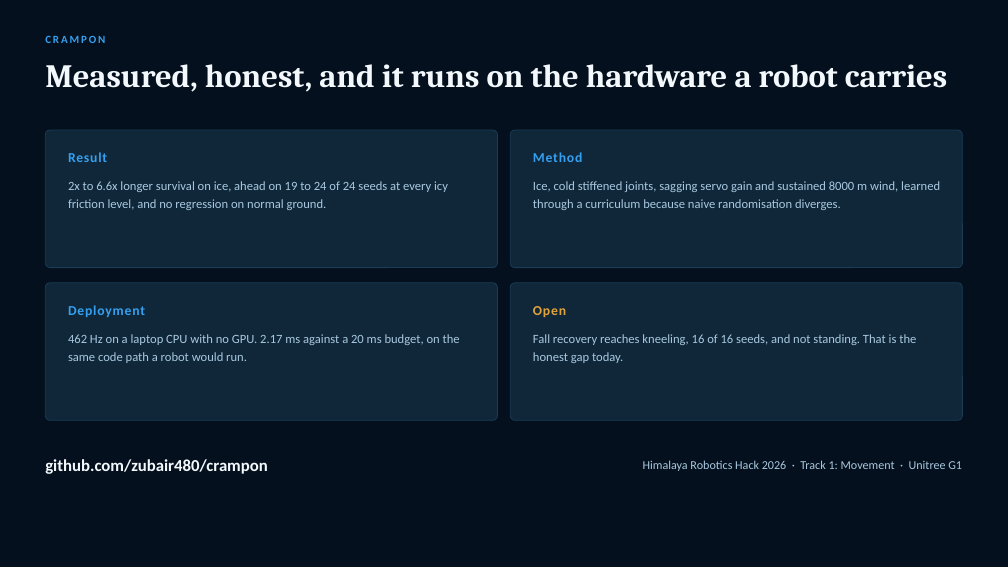
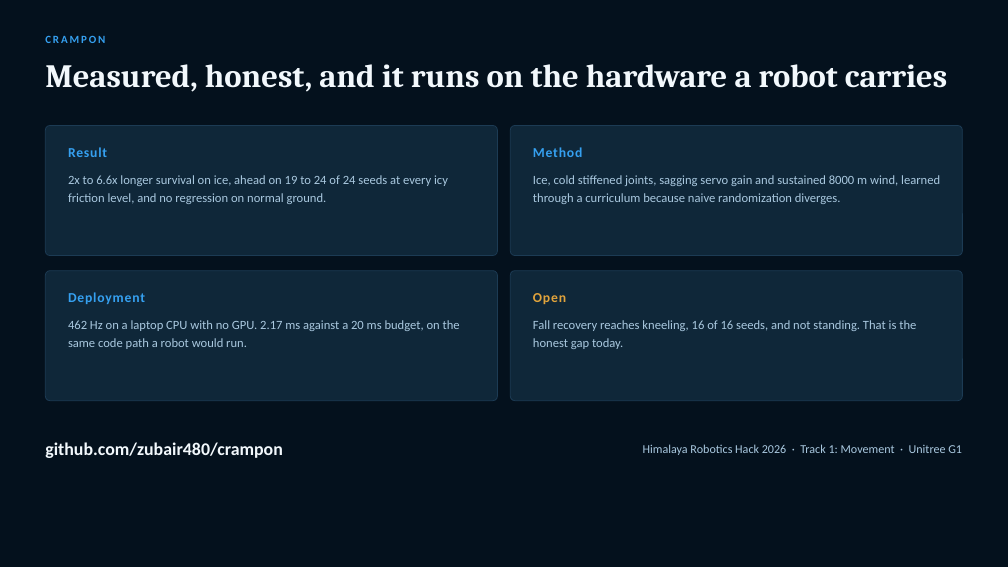
Before and after one commit to zubair480/crampon, a slide deck: slide 10 of crampon_pitch.pptx. Drawn at 1008x567 pixels with LibreOffice and Linux fonts; fonts in the diff are those of the drawing; background and template pictures are left out. Boxes give left, top, right and bottom in pixels: in the first picture for what was removed or moved away, otherwise in the second. Text is boxed around its words. In the diff, an @@ line names an element or a change of style, - is before the commit and + after.

```diff
--- a/crampon_pitch.pptx
+++ b/crampon_pitch.pptx
@@ rectangle at (0,0,1008,567): fill #04101C at 84% opacity to #04101C at 76% opacity @@
@@ rounded rectangle: place and size @@
-rounded rectangle at (45,130,498,268)
+rounded rectangle at (45,126,498,256)
@@ text "Result": place and size @@
-text "Result" at (68,152,107,162)
+text "Result" at (68,147,107,157)
@@ rounded rectangle: place and size @@
-rounded rectangle at (510,130,963,268)
+rounded rectangle at (510,126,963,256)
@@ text "Method": place and size @@
-text "Method" at (533,152,582,162)
+text "Method" at (533,147,582,157)
@@ text "2x to 6.6x longer survival ...": place and size @@
-text "2x to 6.6x longer survival ..." at (68,181,448,210)
+text "2x to 6.6x longer survival ..." at (68,175,448,204)
@@ text at (533,175,940,204): text changed @@
-Ice, cold stiffened joints, sagging servo gain and sustained 8000 m wind, learned through a curriculum because naive randomisation diverges.
+Ice, cold stiffened joints, sagging servo gain and sustained 8000 m wind, learned through a curriculum because naive randomization diverges.
@@ rounded rectangle: place and size @@
-rounded rectangle at (45,283,498,420)
+rounded rectangle at (45,271,498,401)
@@ text "Deployment": place and size @@
-text "Deployment" at (68,305,145,317)
+text "Deployment" at (68,292,145,304)
@@ proportions changed in 4 elements at (45,126,498,256), (510,126,963,256), (45,271,498,401), (510,271,963,401) @@
@@ rounded rectangle: place and size @@
-rounded rectangle at (510,283,963,420)
+rounded rectangle at (510,271,963,401)
@@ text "Open": place and size @@
-text "Open" at (533,306,566,317)
+text "Open" at (533,293,566,304)
@@ text "462 Hz on a laptop ...": place and size @@
-text "462 Hz on a laptop ..." at (68,334,460,363)
+text "462 Hz on a laptop ..." at (68,320,460,349)
@@ text "Fall recovery reaches kneeling, 16 ...": place and size @@
-text "Fall recovery reaches kneeling, 16 ..." at (533,334,916,363)
+text "Fall recovery reaches kneeling, 16 ..." at (533,320,916,349)
@@ text "github.com/zubair480/crampon": place and size @@
-text "github.com/zubair480/crampon" at (45,459,268,474)
+text "github.com/zubair480/crampon" at (45,442,283,458)
@@ text "github.com/zubair480/crampon" at (45,442,283,458): size 16 to 17 pt @@
@@ text "Himalaya Robotics Hack 2026 · ...": place and size @@
-text "Himalaya Robotics Hack 2026 · ..." at (643,460,962,471)
+text "Himalaya Robotics Hack 2026 · ..." at (643,444,962,455)
```
Also in this commit, not shown: 9 other slides changed, 1 other file.
